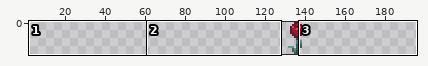
Sprite sheet: graveyard-frontend/images/tulip_night.png. Above: a wide view before the commit, with the close-up outlined.
Close-up. Before:
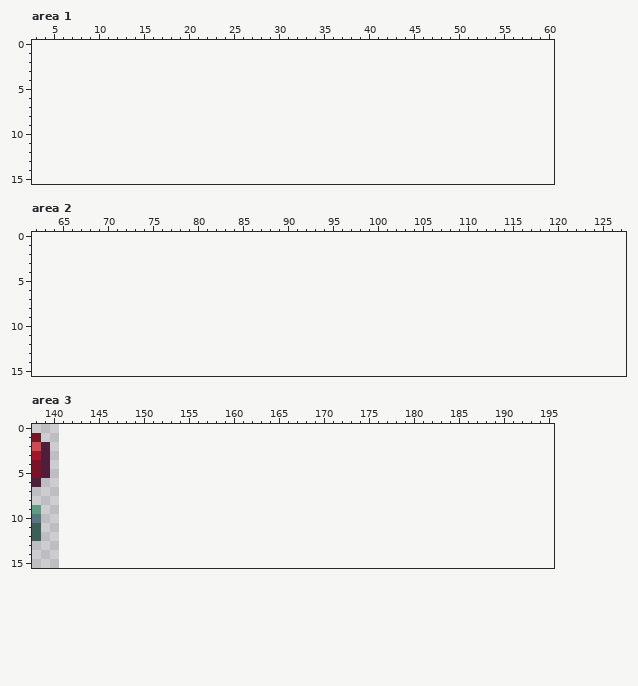
The file is 36x64 pixels, drawn in blocks of 4x4; one block is one cell here. Shown: area 1: x 3..60, y 0..15; area 2: x 62..127, y 0..15; area 3: x 138..195, y 0..15. The old version is drawn lined up with the new one, on the new canvas. The wide view leaves out empty margins.
Now the later version:
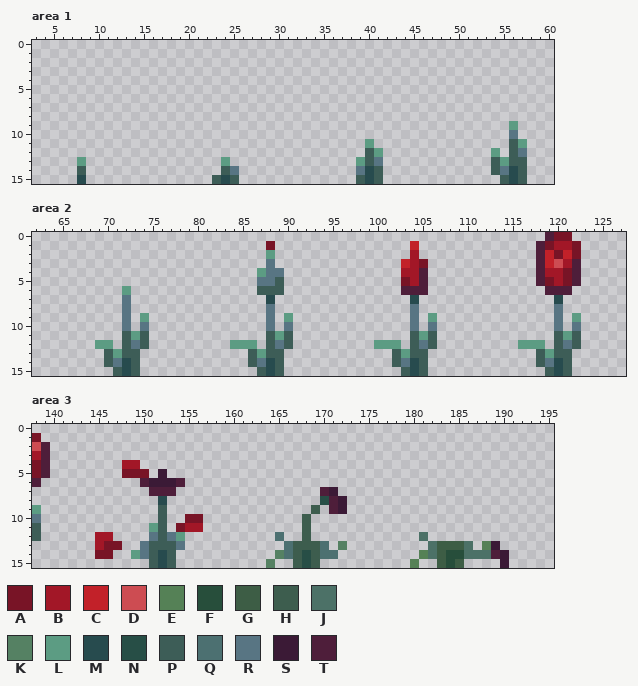
Palette (. is transparent): A #781426  B #a21727  C #c22129  D #cd4c52  E #558156  F #274e3b  G #3d5d45  H #3d5d4e  J #4c7167  K #558163  L #5c9c83  M #274b4e  N #274e46  P #3d5d57  Q #4c7071  R #587583  S #3b1a36  T #4e1e3a
The edit:
canvas 9x16 -> 208x16, the old top-left corner now at 132,0
Changed rows in their new state; - is an unchanged pixel.
Area 1:
first column x 8:
 9 ------------------------------------------------L-
10 ------------------------------------------------R-
11 --------------------------------L---------------PL
12 --------------------------------PL------------L-PR
13 L---------------L--------------LPR------------PLPP
14 P---------------PR-------------RMP------------PRMP
15 M--------------PMP-------------PMP-------------PMP
Area 2:
first column x 69:
 0 --------------------------------------------------TAA-
 1 -------------------A---------------C-------------TABBA
 2 -------------------L---------------B-------------TCACA
 3 -------------------R--------------CBA------------TCDBT
 4 ------------------LRR-------------BBT------------TBBAT
 5 ------------------RRP-------------ABT------------TABAT
 6 ---L--------------PPP-------------TTT-------------TTT-
 7 ---R---------------M---------------M---------------M--
 8 ---R---------------R---------------R---------------R--
 9 ---R-L-------------R-L-------------R-L-------------R-L
10 ---R-R-------------R-R-------------R-R-------------R-R
11 ---PLP-------------PLP-------------PLP-------------PLP
12 LL-PRP---------LLL-PRP---------LLL-PRP---------LLL-PRP
13 -PLPP------------PLPP------------PLPP------------PLPP-
14 -PRMP------------PRMP------------PRMP------------PRMP-
15 --PMP-------------PMP-------------PMP-------------PMP-
Area 3:
first column x 145:
 4 ---BB-----------------------------------------
 5 ---AAA-S--------------------------------------
 6 -----TSSST------------------------------------
 7 ------TTT----------------TS-------------------
 8 -------M-----------------NTS------------------
 9 -------P----------------H-TS------------------
10 -------P--AA-----------H----------------------
11 ------LP-ABB-----------H----------------------
12 BB----RPRL----------Q--H------------J---------
13 BAA--RPPPR-----------QHHHQ-K---------JGGGJ-ES-
14 AA--LRPMP-----------KQHNHQQ---------EJGFFJJJTS
15 ------PMP----------K--HNH----------E--GFG----S
